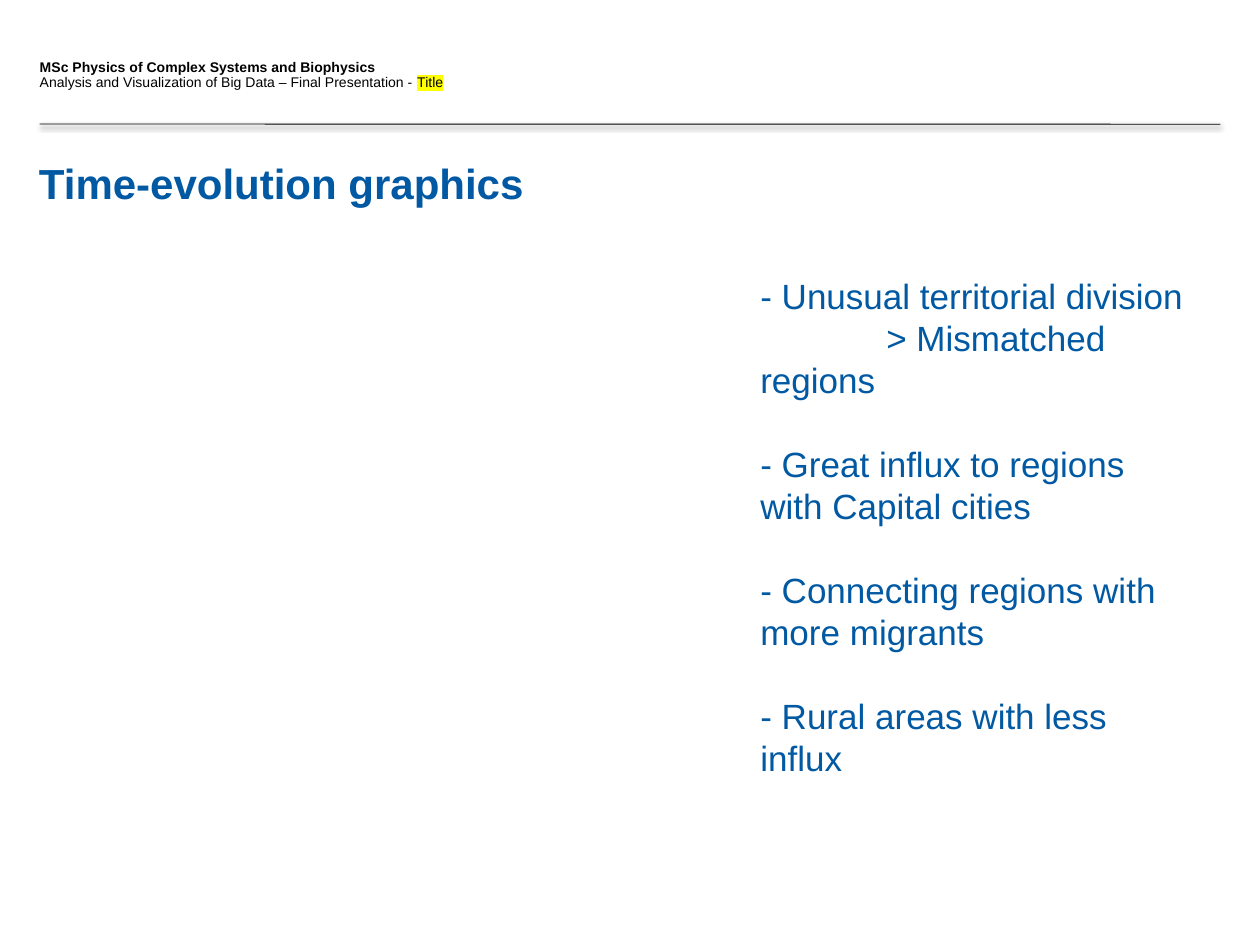
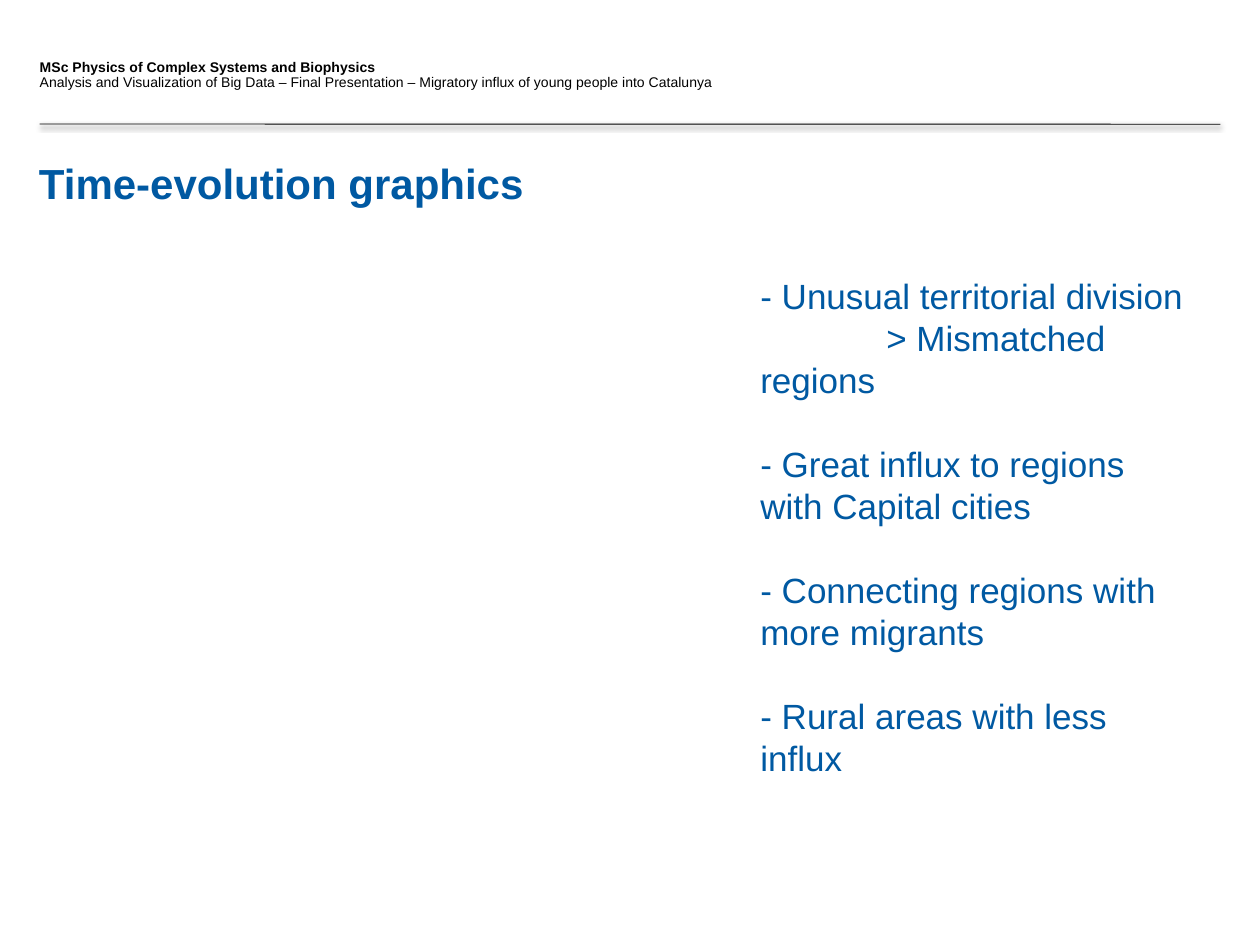
Before and after one commit to sowor14/Final_Dashboard, a slide deck: slide 5 of FinalPresentation_Template_authors.pptx. Drawn at 1260x945 pixels with LibreOffice and Linux fonts; fonts in the diff are those of the drawing; background and template pictures are left out. Boxes give left, top, right and bottom in pixels: in the first picture for what was removed or moved away, otherwise in the second. Text is boxed around its words. In the diff, an @@ line names an element or a change of style, - is before the commit and + after.

```diff
--- a/FinalPresentation_Template_authors.pptx
+++ b/FinalPresentation_Template_authors.pptx
@@ text at [40,77,712,90]: text changed @@
-Analysis and Visualization of Big Data – Final Presentation - Title
+Analysis and Visualization of Big Data – Final Presentation – Migratory influx of young people into Catalunya
```
Also in this commit, not shown: 11 other slides changed, 1 slide added, 1 slide removed, 1 other file.
